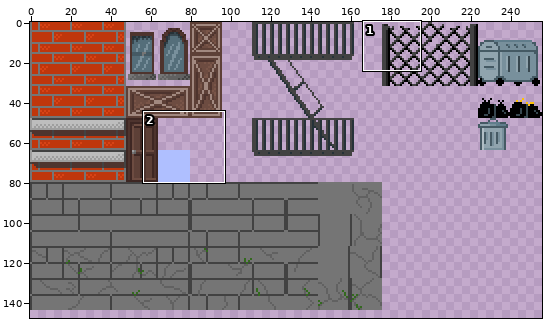
Sprite sheet, stored at assets/tiles/city_tiles.png. The first picture is a wide view before the edit; the outline marks the close-up.
Close-up. Before the commit:
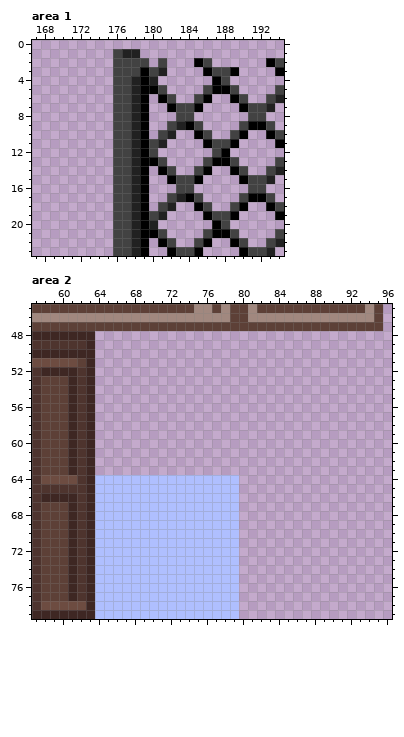
The file is 256x256 pixels. Shown: area 1: x 167..194, y 0..23; area 2: x 57..96, y 45..79. The wide view leaves out empty margins.
After:
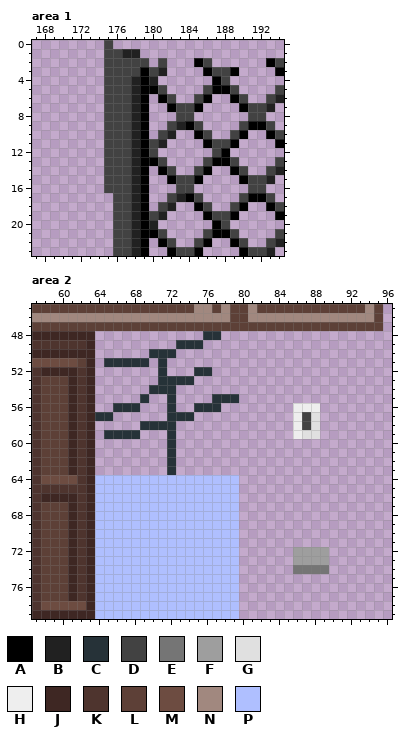
Palette (. is transparent): A #000000  B #212121  C #263238  D #424242  E #757575  F #9e9e9e  G #e0e0e0  H #eeeeee  J #3e2723  K #4e342e  L #5d4037  M #6d4c41  N #a1887f  P #afbfff
Changes in this commit:
Changed rows in their new state; - is an unchanged pixel.
Area 1:
first column x 175:
 0 D
 1 D
 2 D
 3 D
 4 D
 5 D
 6 D
 7 D
 8 D
 9 D
10 D
11 D
12 D
13 D
14 D
15 D
16 D
Area 2:
first column x 64:
48 ------------CC-----------
49 ---------CCC-------------
50 ------CCC----------------
51 -CCCCC-C-----------------
52 -------C---CC------------
53 -------CCCC--------------
54 ------CCC----------------
55 -----C--C----CCC---------
56 --CCC---C--CCC--------HHH
57 CC------CCC-----------HDG
58 -----CCCC-------------HDG
59 -CCCC---C-------------HGG
60 --------C----------------
61 --------C----------------
62 --------C----------------
63 --------C----------------
first column x 86:
72 FFFF
73 FFFF
74 EEEE
Pixel boxes of the changes (left, top, right, bottom) in both close-ups:
added: (104, 40, 113, 193)
added: (95, 331, 239, 475)
added: (293, 403, 320, 439)
added: (293, 547, 329, 574)
